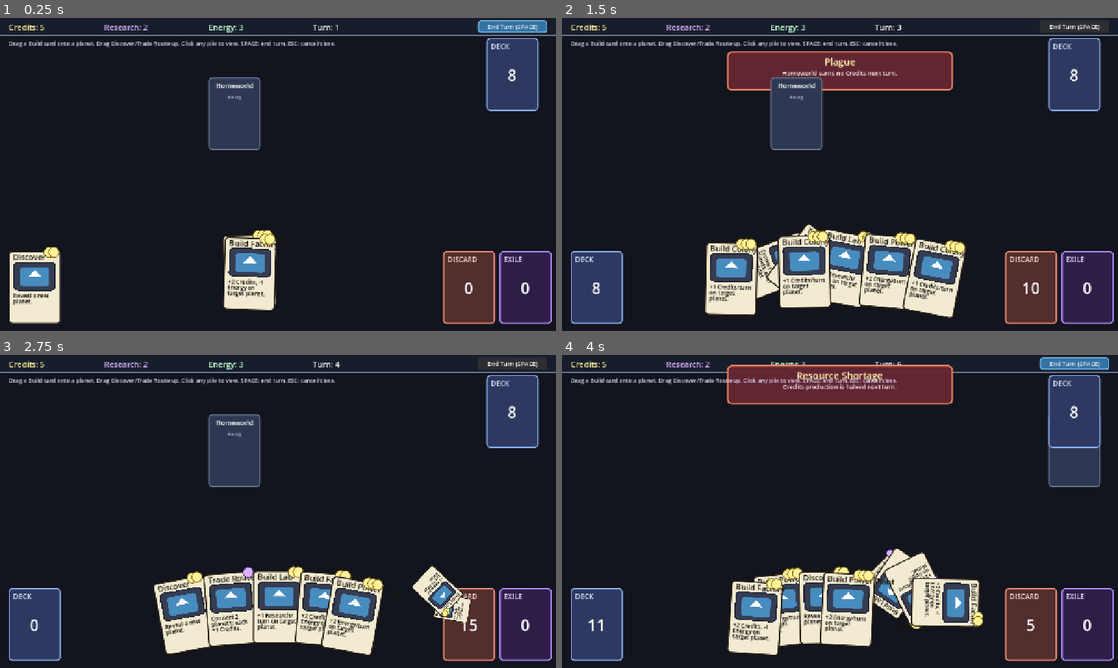
Above: before the commit, frames 1-4 (two rows, left to right).
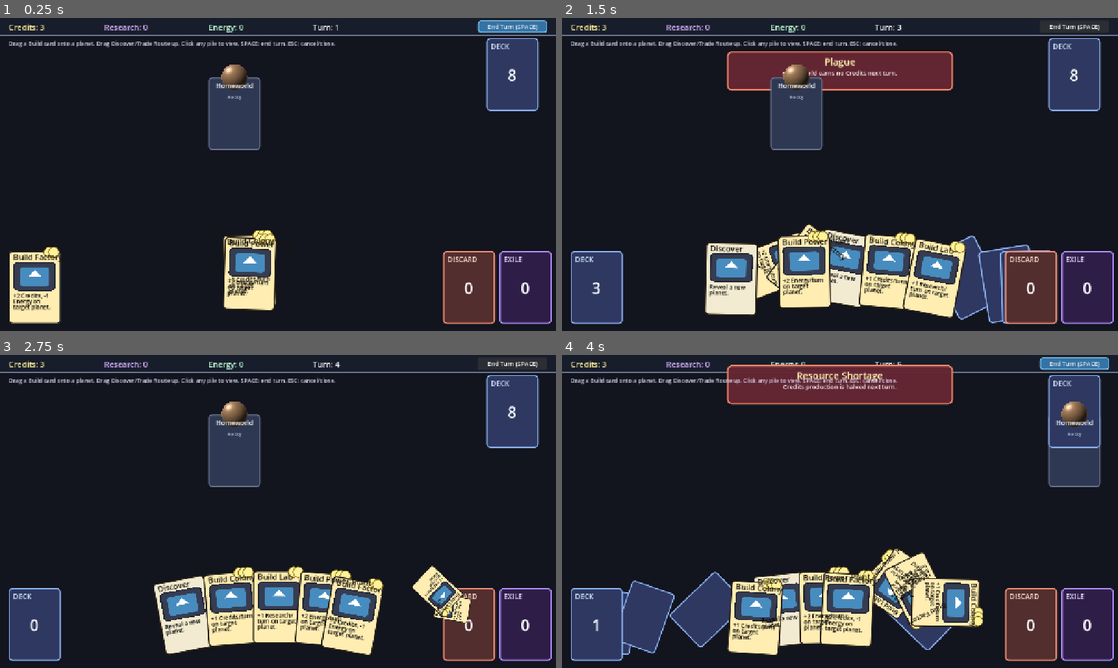
Above: after the commit, the same moments.

Repository: nedink/card-battler
Game: Godot game, scene res://scenes/main.tscn
Same seed, same stepped clock (60 frames per second), same inputs: the game is played once before the commit and once after it. The engine's default icon, where the game draws it, is replaced by a stand-in: a white triangle on a blue panel in a dark square.
Inputs (mouse positions are in pixels of both pictures, inside the frame that each line leads up to):
- Up to frame 1 (0.25 s): no input
- Up to frame 2 (1.5 s): click "End Turn (SPACE)" at 0.5 s; click "End Turn (SPACE)" at 1.25 s
- Up to frame 3 (2.75 s): click "End Turn (SPACE)" at 2 s
- Up to frame 4 (4 s): tap Enter at 2.75, 3.5 s; drag from (795, 452) to (1073, 411) at 2.77 s; drag from (1073, 411) to (595, 624) at 3.52 s

The runs differ from the first frame. In frame 1, 2.7% of the frame differs, in the area x 1-50%, y 2-98%; in frame 2, 6.7%; in frame 3, 4.9%; in frame 4, 9.3%, in the area x 4-96%, y 2-96%.

Commit message:
Add planet sphere shader, drag-to-rearrange, and play-space zoom
Tints card backgrounds by cost resource, gives planets a shaded sphere
that averages multi-type colors, lets dragged planets push siblings out
of the way, and adds cursor-anchored mouse-wheel zoom on the play area.

Co-Authored-By: Claude Opus 4.7 <noreply@anthropic.com>

Diff:
--- a/data/cards/discover.tres
+++ b/data/cards/discover.tres
@@ -1,11 +1,8 @@
-[gd_resource type="Resource" script_class="CardData" load_steps=2 format=3]
+[gd_resource type="Resource" script_class="CardData" format=3 uid="uid://b5cglkbivucnt"]
 
-[ext_resource type="Script" path="res://scripts/card_data.gd" id="1"]
+[ext_resource type="Script" uid="uid://cclp6ov8d68s" path="res://scripts/card_data.gd" id="1"]
 
 [resource]
 script = ExtResource("1")
-card_type = 0
 card_name = "Discover"
-cost = 2
-resource = "credits"
 body = "Reveal a new planet."
--- a/scenes/card.tscn
+++ b/scenes/card.tscn
@@ -32,6 +32,7 @@
 theme_override_styles/panel = SubResource("StyleBoxFlat_body")
 
 [node name="NameLabel" type="Label" parent="Body" unique_id=236591173]
+z_index = 10
 layout_mode = 0
 offset_left = 10.0
 offset_top = 1.0
@@ -42,6 +43,7 @@
 text = "Strike"
 
 [node name="NameLabel2" type="Label" parent="Body" unique_id=294952074]
+z_index = 10
 layout_mode = 0
 offset_left = 10.0
 offset_top = 94.0
--- a/scenes/planet_card.tscn
+++ b/scenes/planet_card.tscn
@@ -1,6 +1,15 @@
 [gd_scene format=3 uid="uid://v6kyml1dbh1f"]
 
 [ext_resource type="Script" uid="uid://c5bgi00joxar0" path="res://scripts/planet_card.gd" id="1_pc"]
+[ext_resource type="Shader" path="res://shaders/planet_sphere.gdshader" id="2_sphere"]
+
+[sub_resource type="ShaderMaterial" id="SM_sphere"]
+shader = ExtResource("2_sphere")
+shader_parameter/base_color = Color(0.55, 0.42, 0.3, 1)
+shader_parameter/light_dir = Vector3(-0.45, -0.55, 0.7)
+shader_parameter/ambient = 0.18
+shader_parameter/rim_strength = 0.55
+shader_parameter/specular_strength = 0.45
 
 [sub_resource type="StyleBoxFlat" id="SB_body"]
 bg_color = Color(0.18, 0.22, 0.32, 1)
@@ -29,6 +38,7 @@
 theme_override_styles/panel = SubResource("SB_body")
 
 [node name="NameLabel" type="Label" parent="Body" unique_id=2132216204]
+z_index = 10
 layout_mode = 0
 offset_left = 6.0
 offset_top = 8.0
@@ -40,6 +50,7 @@
 horizontal_alignment = 1
 
 [node name="TypeLabel" type="Label" parent="Body" unique_id=326276342]
+z_index = 10
 layout_mode = 0
 offset_left = 6.0
 offset_top = 38.0
@@ -50,6 +61,15 @@
 text = "Rocky"
 horizontal_alignment = 1
 
+[node name="Sphere" type="ColorRect" parent="." unique_id=415270001]
+z_index = 2
+offset_left = -30.0
+offset_top = -114.0
+offset_right = 30.0
+offset_bottom = -54.0
+mouse_filter = 2
+material = SubResource("SM_sphere")
+
 [node name="Buildings" type="Node2D" parent="." unique_id=320798872]
 
 [node name="ClickArea" type="Area2D" parent="." unique_id=1703912726]
--- a/scripts/card.gd
+++ b/scripts/card.gd
@@ -31,8 +31,15 @@
 # any cards still settling at the showcase line.
 const ARC_Z_BUMP := 1000
 
-const NORMAL_BG := Color(0.95, 0.92, 0.82)
-const HOVER_BG := Color(1.0, 0.96, 0.86)
+# Card body backgrounds vary by primary cost resource so the card reads at a
+# glance as a Credits or Research card. Free cards (cost 0) have no primary
+# resource and stay on the neutral cream palette.
+const NEUTRAL_BG := Color(0.95, 0.92, 0.82)
+const NEUTRAL_HOVER_BG := Color(1.0, 0.96, 0.86)
+const CREDITS_BG := Color(1.0, 0.93, 0.7)
+const CREDITS_HOVER_BG := Color(1.0, 0.97, 0.78)
+const RESEARCH_BG := Color(0.88, 0.84, 1.0)
+const RESEARCH_HOVER_BG := Color(0.94, 0.92, 1.0)
 const PLAY_BG := Color(0.82, 0.98, 0.82)
 const NORMAL_BORDER := Color(0.15, 0.12, 0.08)
 const HOVER_BORDER := Color(1.0, 0.85, 0.2)
@@ -214,19 +221,30 @@
 func _refresh_visual() -> void:
 	if _body_stylebox == null:
 		return
+	var bg_colors := _bg_colors_for_resource()
 	# play_ready takes precedence — it only applies during drag, when hover is off anyway.
 	if play_ready:
 		_body_stylebox.bg_color = PLAY_BG
 		_body_stylebox.border_color = PLAY_BORDER
 	elif hovered:
-		_body_stylebox.bg_color = HOVER_BG
+		_body_stylebox.bg_color = bg_colors[1]
 		_body_stylebox.border_color = HOVER_BORDER
 	else:
-		_body_stylebox.bg_color = NORMAL_BG
+		_body_stylebox.bg_color = bg_colors[0]
 		_body_stylebox.border_color = NORMAL_BORDER
 	# Unaffordable cards desaturate via modulate so the gray tint applies on top
 	# of whichever stylebox is active above.
 	modulate = Color.WHITE if affordable else UNAFFORDABLE_MODULATE
+
+func _bg_colors_for_resource() -> Array:
+	# Tint the card body to match its primary cost resource. Free cards (cost
+	# 0, no primary resource) stay on the neutral cream so they read as
+	# distinct from paid cards.
+	if cost <= 0:
+		return [NEUTRAL_BG, NEUTRAL_HOVER_BG]
+	if cost_resource == "research":
+		return [RESEARCH_BG, RESEARCH_HOVER_BG]
+	return [CREDITS_BG, CREDITS_HOVER_BG]
 
 func start_drag() -> void:
 	_kill_fly_tween()
--- a/scripts/main.gd
+++ b/scripts/main.gd
@@ -28,9 +28,9 @@
 const SHOWCASE_Z_BASE := 1000
 
 # Initial resources.
-const STARTING_CREDITS := 5
-const STARTING_RESEARCH := 2
-const STARTING_ENERGY := 3
+const STARTING_CREDITS := 3
+const STARTING_RESEARCH := 0
+const STARTING_ENERGY := 0
 
 # Per-turn random event roll. 0 disables events; 1.0 forces one every turn.
 const EVENT_CHANCE := 0.5
@@ -43,12 +43,11 @@
 const CARD_LIBRARY: CardLibrary = preload("res://data/card_library.tres")
 
 var STARTING_DECK := [
-	Card.CardType.DISCOVER, Card.CardType.DISCOVER, Card.CardType.DISCOVER, Card.CardType.DISCOVER,
-	Card.CardType.BUILD_COLONY, Card.CardType.BUILD_COLONY, Card.CardType.BUILD_COLONY, Card.CardType.BUILD_COLONY,
-	Card.CardType.BUILD_FACTORY, Card.CardType.BUILD_FACTORY, Card.CardType.BUILD_FACTORY,
-	Card.CardType.BUILD_LAB, Card.CardType.BUILD_LAB, Card.CardType.BUILD_LAB,
-	Card.CardType.BUILD_POWER_PLANT, Card.CardType.BUILD_POWER_PLANT, Card.CardType.BUILD_POWER_PLANT,
-	Card.CardType.TRADE_ROUTE, Card.CardType.TRADE_ROUTE, Card.CardType.TRADE_ROUTE,
+	Card.CardType.DISCOVER,
+	Card.CardType.BUILD_COLONY,
+	Card.CardType.BUILD_FACTORY,
+	Card.CardType.BUILD_LAB,
+	Card.CardType.BUILD_POWER_PLANT,
 ]
 
 # Planet pool lives in data/planet_library.tres — add/edit planet defs there.
--- a/scripts/planet_card.gd
+++ b/scripts/planet_card.gd
@@ -33,8 +33,20 @@
 @onready var _body: Panel = $Body
 @onready var _name_label: Label = $Body/NameLabel
 @onready var _type_label: Label = $Body/TypeLabel
+@onready var _sphere: ColorRect = $Sphere
 @onready var _buildings_root: Node2D = $Buildings
 @onready var _click_area: Area2D = $ClickArea
+
+# Per-type sphere base colors. The sphere shader lights this base color as a
+# fake 3D ball; multi-type planets average the entries below so e.g. an
+# "Ice/Oceanic" world reads as pale blue between cyan and deep blue.
+const TYPE_COLORS := {
+	"Rocky": Color(0.55, 0.42, 0.30),
+	"Oceanic": Color(0.20, 0.45, 0.85),
+	"Ice": Color(0.78, 0.92, 1.00),
+	"Gas Giant": Color(0.88, 0.66, 0.38),
+}
+const FALLBACK_TYPE_COLOR := Color(0.5, 0.5, 0.5)
 
 var data = null                       # GameState.PlanetData (typed Variant — autoload class)
 var targeted: bool = false
@@ -51,6 +63,16 @@
 # at y≈580.
 const PLAY_BOUNDS := Rect2(80, 220, 1120, 260)
 
+# Min center-to-center distance between two planet bodies. Matches the
+# placement-search clearance in PlaySpace so dragging respects the same gap
+# the random emitter respects.
+const SEPARATION_RADIUS := 95.0
+
+# Only one planet can be dragged at a time. Tracked at class level so a
+# second planet's Area2D click (e.g. from overlapping click areas, or a fast
+# user clicking another planet mid-drag) is ignored.
+static var _active_dragger: PlanetCard = null
+
 var _dragging: bool = false
 var _drag_offset: Vector2 = Vector2.ZERO
 var _body_stylebox: StyleBoxFlat = null
@@ -58,12 +80,14 @@
 func _ready() -> void:
 	_body_stylebox = (_body.get_theme_stylebox("panel") as StyleBoxFlat).duplicate()
 	_body.add_theme_stylebox_override("panel", _body_stylebox)
+	# The sphere material is a sub-resource shared by every PlanetCard instance
+	# in the scene file. Duplicate so each planet's base_color is independent.
+	if _sphere != null and _sphere.material != null:
+		_sphere.material = _sphere.material.duplicate()
 	_click_area.input_event.connect(_on_input_event)
-	# Buildings render behind the planet body so the planet is always the
-	# bottom card of the visual stack. Inter-building order is set per-card
-	# by attach_building_card so older cards cover newer ones — newest sits
-	# at the very back.
-	_buildings_root.z_index = -1
+	# Buildings render above the planet body. Inter-building order is set
+	# per-card by attach_building_card so newer cards sit on top.
+	_buildings_root.z_index = 1
 	_refresh_visual()
 	if data != null:
 		refresh_from_data()
@@ -83,6 +107,32 @@
 		_name_label.text = data.planet_name
 	if _type_label != null:
 		_type_label.text = data.planet_type
+	_apply_sphere_color()
+
+func _apply_sphere_color() -> void:
+	if _sphere == null or data == null:
+		return
+	var mat: ShaderMaterial = _sphere.material as ShaderMaterial
+	if mat == null:
+		return
+	mat.set_shader_parameter("base_color", _combined_type_color(data.planet_type))
+
+func _combined_type_color(type_string: String) -> Color:
+	# Splits the planet_type field on "/" or "," so a future multi-type planet
+	# (e.g. "Ice/Oceanic") averages each component's color. Single-type strings
+	# fall through to a one-entry average and look up unchanged.
+	var parts := []
+	for raw in type_string.replace("/", ",").split(","):
+		var t := raw.strip_edges()
+		if t != "":
+			parts.append(t)
+	if parts.is_empty():
+		return FALLBACK_TYPE_COLOR
+	var sum := Color(0, 0, 0, 0)
+	for t in parts:
+		sum += TYPE_COLORS.get(t, FALLBACK_TYPE_COLOR)
+	var inv := 1.0 / float(parts.size())
+	return Color(sum.r * inv, sum.g * inv, sum.b * inv, 1.0)
 
 func attach_building_card(card: Card) -> void:
 	# Take ownership of `card` as a permanent building visual. The card was
@@ -96,9 +146,9 @@
 	_building_visuals.append(card)
 	var index := _building_visuals.size() - 1
 	card.settle_into_building_slot(_building_slot_local(index), BUILDING_CARD_SCALE)
-	# Older cards (lower index) sit in front; the newest card lands at the
-	# back. settle_into_building_slot resets z_index to 0, so set after.
-	card.z_index = -index
+	# Newer cards (higher index) sit in front. settle_into_building_slot
+	# resets z_index to 0, so set after.
+	card.z_index = index
 
 func remove_building_visual_at(index: int) -> void:
 	# Free the visual at `index` and re-tween any cards beneath it upward to
@@ -113,16 +163,16 @@
 		var c: Card = _building_visuals[i]
 		if is_instance_valid(c):
 			c.settle_into_building_slot(_building_slot_local(i), BUILDING_CARD_SCALE)
-			c.z_index = -i
+			c.z_index = i
 
 func _building_slot_local(index: int) -> Vector2:
 	# Local position (in _buildings_root coords) where the card centred at
-	# slot `index` should sit. Buildings stack ABOVE the planet: each card's
-	# top is BUILDING_STEP px above the previous card's top. Card 0 sits so
-	# its top is BUILDING_STEP above the planet body's top edge, leaving a
-	# clean STEP-tall peek for every card above the planet.
-	var top_y := -BODY_HALF.y - float(index + 1) * BUILDING_STEP
-	return Vector2(0.0, top_y + Card.SIZE.y * 0.5)
+	# slot `index` should sit. Buildings stack BELOW the planet: each card's
+	# bottom is BUILDING_STEP px below the previous card's bottom. Card 0
+	# sits so its bottom is BUILDING_STEP below the planet body's bottom
+	# edge, leaving a clean STEP-tall peek for every card below the planet.
+	var bottom_y := BODY_HALF.y + float(index + 1) * BUILDING_STEP
+	return Vector2(0.0, bottom_y - Card.SIZE.y * 0.5)
 
 func set_targeted(value: bool) -> void:
 	if targeted == value:
@@ -172,16 +222,17 @@
 		# emitting the signal up the chain), and the start of a drag-to-move.
 		# Listeners decide based on game phase.
 		planet_clicked.emit(self)
-		if draggable_in_bounds:
+		if draggable_in_bounds and _active_dragger == null:
 			_dragging = true
+			_active_dragger = self
 			_drag_offset = global_position - get_global_mouse_position()
 	else:
-		_dragging = false
+		_end_drag()
 
 func _process(_delta: float) -> void:
 	if _dragging:
 		if not Input.is_mouse_button_pressed(MOUSE_BUTTON_LEFT):
-			_dragging = false
+			_end_drag()
 			return
 		var target := get_global_mouse_position() + _drag_offset
 		target.x = clampf(target.x, PLAY_BOUNDS.position.x, PLAY_BOUNDS.position.x + PLAY_BOUNDS.size.x)
@@ -189,6 +240,34 @@
 		global_position = target
 		if data != null:
 			data.position = target
+		_push_overlapping_siblings()
+
+func _end_drag() -> void:
+	_dragging = false
+	if _active_dragger == self:
+		_active_dragger = null
+
+func _push_overlapping_siblings() -> void:
+	# Push any sibling PlanetCard out of the way along the line between us so
+	# the player can sweep planets around without stacking them. Each pushed
+	# sibling is also clamped to PLAY_BOUNDS; if the clamp leaves it still
+	# overlapping (cluster of planets in a corner), the next frame of motion
+	# will continue to nudge it.
+	var min_dist := SEPARATION_RADIUS * 2.0
+	for sib in get_parent().get_children():
+		if sib == self or not (sib is PlanetCard):
+			continue
+		var diff: Vector2 = sib.global_position - global_position
+		var dist := diff.length()
+		if dist >= min_dist:
+			continue
+		var dir: Vector2 = diff / dist if dist > 0.001 else Vector2.RIGHT
+		var new_pos: Vector2 = global_position + dir * min_dist
+		new_pos.x = clampf(new_pos.x, PLAY_BOUNDS.position.x, PLAY_BOUNDS.position.x + PLAY_BOUNDS.size.x)
+		new_pos.y = clampf(new_pos.y, PLAY_BOUNDS.position.y, PLAY_BOUNDS.position.y + PLAY_BOUNDS.size.y)
+		sib.global_position = new_pos
+		if sib.data != null:
+			sib.data.position = new_pos
 
 func contains_point(world_point: Vector2) -> bool:
 	# Hit test for "card under cursor" while dragging a player card. Only the
--- a/scripts/play_space.gd
+++ b/scripts/play_space.gd
@@ -33,6 +33,15 @@
 const EMIT_ARC_PEAK := 140.0
 const EMIT_DURATION := 0.55
 
+# Mouse-wheel zoom on the play space. Scaling happens around the cursor so
+# the world point under the mouse stays put.
+const ZOOM_MIN := 0.5
+const ZOOM_MAX := 2.0
+const ZOOM_STEP := 1.1
+# Region (screen coords) where wheel events are interpreted as zoom. Excludes
+# the hand strip at the bottom so scrolling there doesn't zoom the play area.
+const ZOOM_REGION := Rect2(0, 50, 1280, 510)
+
 @onready var _planets_container: Node2D = $Planets
 @onready var _routes_container: Node2D = $Routes
 
@@ -40,6 +49,31 @@
 
 func set_planet_deck_position(world_pos: Vector2) -> void:
 	_planet_deck_position = world_pos
+
+func _unhandled_input(event: InputEvent) -> void:
+	if not (event is InputEventMouseButton):
+		return
+	if not event.pressed:
+		return
+	if not ZOOM_REGION.has_point(event.position):
+		return
+	if event.button_index == MOUSE_BUTTON_WHEEL_UP:
+		_zoom_at(event.position, ZOOM_STEP)
+	elif event.button_index == MOUSE_BUTTON_WHEEL_DOWN:
+		_zoom_at(event.position, 1.0 / ZOOM_STEP)
+
+func _zoom_at(screen_pos: Vector2, factor: float) -> void:
+	# Anchor the zoom so the play-space point currently rendered at
+	# screen_pos remains at screen_pos after the scale change. Derivation:
+	# screen = position + scale * local; want local fixed → new_position =
+	# screen - new_scale * (screen - position) / scale.
+	var current := scale.x
+	var target: float = clampf(current * factor, ZOOM_MIN, ZOOM_MAX)
+	if is_equal_approx(target, current):
+		return
+	var ratio := target / current
+	position = screen_pos + (position - screen_pos) * ratio
+	scale = Vector2(target, target)
 
 func get_planet_under_cursor(world_point: Vector2):
 	# Return the topmost PlanetCard under the cursor, or null. Topmost = last
--- /dev/null
+++ b/shaders/planet_sphere.gdshader
@@ -0,0 +1,30 @@
+shader_type canvas_item;
+
+// Fakes a lit 3D sphere on a square quad. The quad's UVs are interpreted as
+// a unit disc; pixels outside the disc are discarded so corners don't show.
+// The base color is set per-instance from planet_card.gd based on the
+// planet's type (or the average of its types when more than one applies).
+
+uniform vec4 base_color : source_color = vec4(0.5, 0.5, 0.5, 1.0);
+uniform vec3 light_dir = vec3(-0.45, -0.55, 0.7);
+uniform float ambient : hint_range(0.0, 1.0) = 0.18;
+uniform float rim_strength : hint_range(0.0, 1.0) = 0.55;
+uniform float specular_strength : hint_range(0.0, 1.0) = 0.45;
+
+void fragment() {
+	vec2 p = UV * 2.0 - 1.0;
+	float r2 = dot(p, p);
+	if (r2 > 1.0) {
+		discard;
+	}
+	float z = sqrt(1.0 - r2);
+	vec3 normal = vec3(p.x, p.y, z);
+	vec3 ld = normalize(light_dir);
+	float diff = max(dot(normal, ld), 0.0);
+	float spec = pow(diff, 24.0) * specular_strength;
+	float rim = pow(1.0 - z, 3.0) * rim_strength;
+	vec3 col = base_color.rgb * (ambient + diff) + base_color.rgb * rim + vec3(spec);
+	// Soft anti-aliased disc edge.
+	float edge = smoothstep(1.0, 0.985, r2);
+	COLOR = vec4(col, edge);
+}
Not shown, added: shaders/planet_sphere.gdshader.uid
